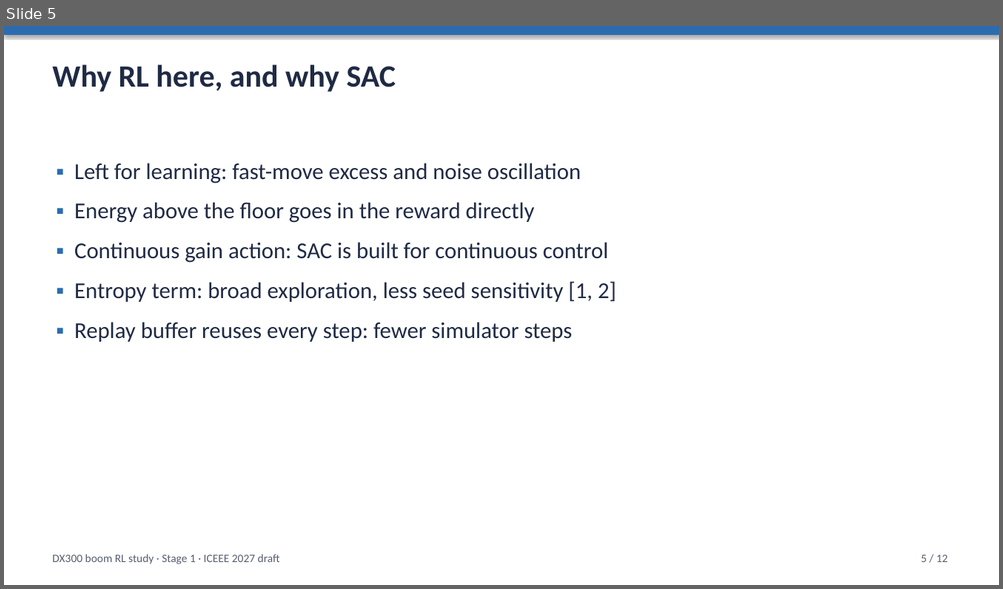
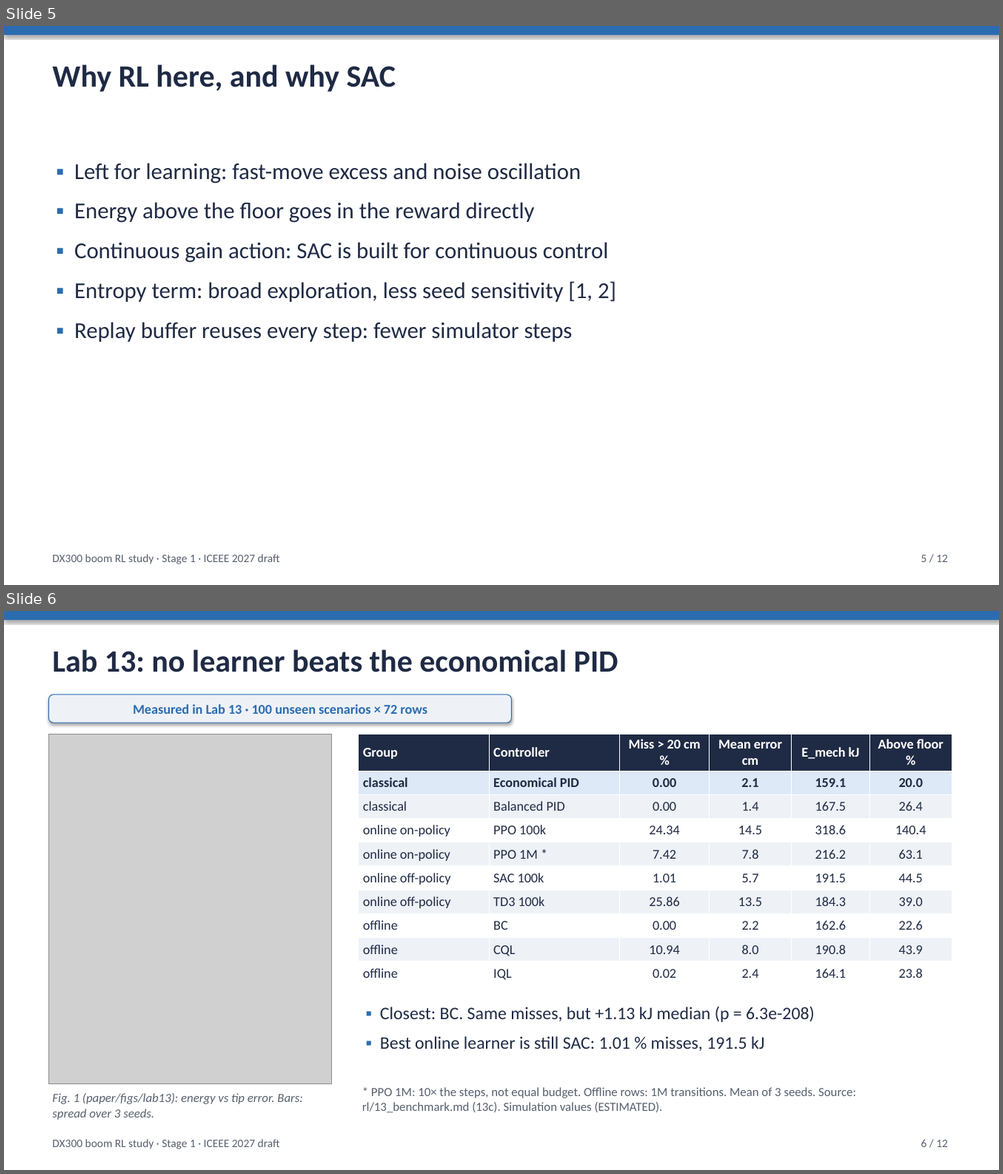
Before and after one commit to Ahmedayyadw/dx300-sim, a slide deck: slides/dx300_sac_methods.pptx. Shown one above the other, each under a label of ours: slide 5 before the commit, slides 5 and 6 after it. The pictures are 1003x589 and 1003x1174 pixels, drawn with LibreOffice and Linux fonts; fonts in the diff are those of the drawing; grey boxes stand for pictures. Boxes give left, top, right and bottom in pixels: in the first picture for what was removed or moved away, otherwise in the second. Text is boxed around its words. In the diff, an @@ line names an element or a change of style, - is before the commit and + after.

```diff
--- a/slides/dx300_sac_methods.pptx
+++ b/slides/dx300_sac_methods.pptx
@@ slide 6 added at bbox=[4, 611, 999, 1170], background #FFFFFF @@
@@ rectangle added at bbox=[4, 611, 999, 620], fill #2B6CB0 @@
@@ text added at bbox=[52, 649, 618, 672], 30 pt, text #1F2A44, bold @@
+Lab 13: no learner beats the economical PID
@@ rounded rectangle added at bbox=[48, 695, 512, 723], fill #EEF2F7, outline #2B6CB0 0.75 pt, 13 pt, text #2B6CB0, bold @@
+Measured in Lab 13 · 100 unseen scenarios × 72 rows
@@ picture added at bbox=[48, 734, 332, 1085] @@
@@ table added at bbox=[358, 734, 951, 983], 10 rows, 6 columns @@
+Group | Controller | Miss > 20 cm % | Mean error cm | E_mech kJ | Above floor %
+classical | Economical PID | 0.00 | 2.1 | 159.1 | 20.0
+classical | Balanced PID | 0.00 | 1.4 | 167.5 | 26.4
+online on-policy | PPO 100k | 24.34 | 14.5 | 318.6 | 140.4
+online on-policy | PPO 1M * | 7.42 | 7.8 | 216.2 | 63.1
+online off-policy | SAC 100k | 1.01 | 5.7 | 191.5 | 44.5
+online off-policy | TD3 100k | 25.86 | 13.5 | 184.3 | 39.0
+offline | BC | 0.00 | 2.2 | 162.6 | 22.6
+offline | CQL | 10.94 | 8.0 | 190.8 | 43.9
+offline | IQL | 0.02 | 2.4 | 164.1 | 23.8
@@ text added at bbox=[380, 1007, 814, 1051], 17 pt, text #1F2A44 @@
+▪ Closest: BC. Same misses, but +1.13 kJ median (p = 6.3e-208)
+▪ Best online learner is still SAC: 1.01 % misses, 191.5 kJ
@@ text added at bbox=[52, 1093, 302, 1120], 12 pt, text #555F6D, italic @@
+Fig. 1 (paper/figs/lab13): energy vs tip error. Bars: spread over 3 seeds.
@@ text added at bbox=[362, 1088, 856, 1113], 12 pt, text #555F6D @@
+* PPO 1M: 10× the steps, not equal budget. Offline rows: 1M transitions. Mean of 3 seeds. Source: rl/13_benchmark.md (13c). Simulation values (ESTIMATED).
@@ text added at bbox=[52, 1139, 280, 1150], 11 pt, text #555F6D @@
+DX300 boom RL study · Stage 1 · ICEEE 2027 draft
@@ text added at bbox=[921, 1139, 948, 1147], 11 pt, text #555F6D @@
+6 / 12
```
Also in this commit, not shown: 3 other slides added, 4 slides removed, 2 other files.
